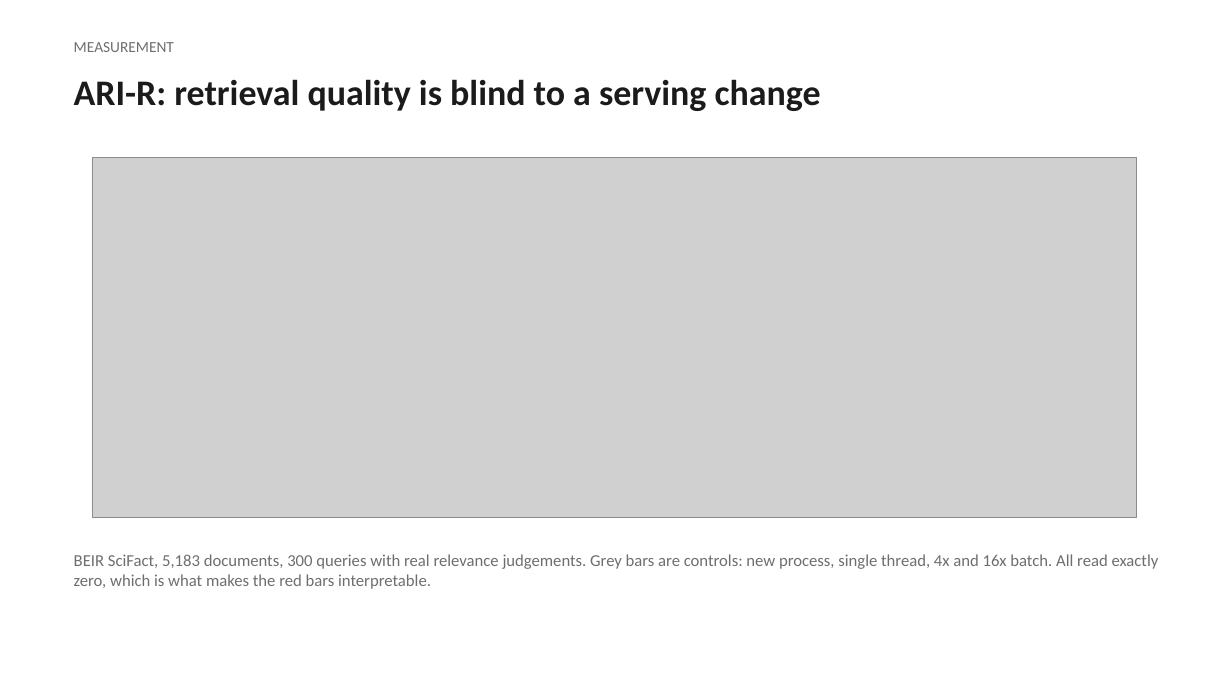
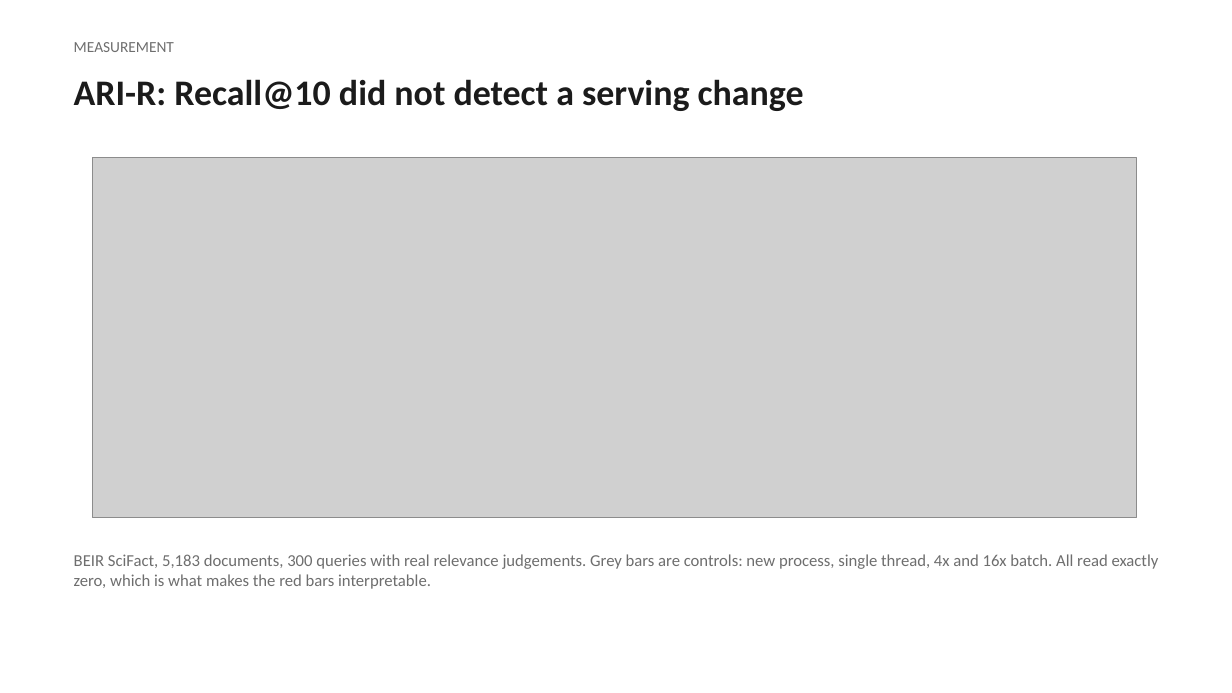
Before and after one commit to The-SEMQ-Group/semq-ari-benchmark, a slide deck: slide 4 of docs/deck/ari-technical.pptx (slide 3 before the commit). Drawn at 1232x693 pixels with LibreOffice and Linux fonts; fonts in the diff are those of the drawing; grey boxes stand for pictures. Boxes give left, top, right and bottom in pixels: in the first picture for what was removed or moved away, otherwise in the second. Text is boxed around its words. In the diff, an @@ line names an element or a change of style, - is before the commit and + after.

Commit message:
Release pass: retire superseded claims, add release checklist, manifest and claim index
Squashed onto main after two rebases left conflict markers in the
changelog history. Content as reviewed in PR #32: retired-claims sweep
of decks and docs, RELEASE.md checklist, release_manifest.py with a
committed manifest for this commit, CLAIM_TO_EVIDENCE.md, and a tracked
copy of the repository audit.

```diff
--- a/docs/deck/ari-technical.pptx
+++ b/docs/deck/ari-technical.pptx
@@ text at <box>74,79,804,111</box>: text changed @@
-ARI-R: retrieval quality is blind to a serving change
+ARI-R: Recall@10 did not detect a serving change
```
Also in this commit, not shown: 7 other slides changed, 1 slide added, 30 other files.
